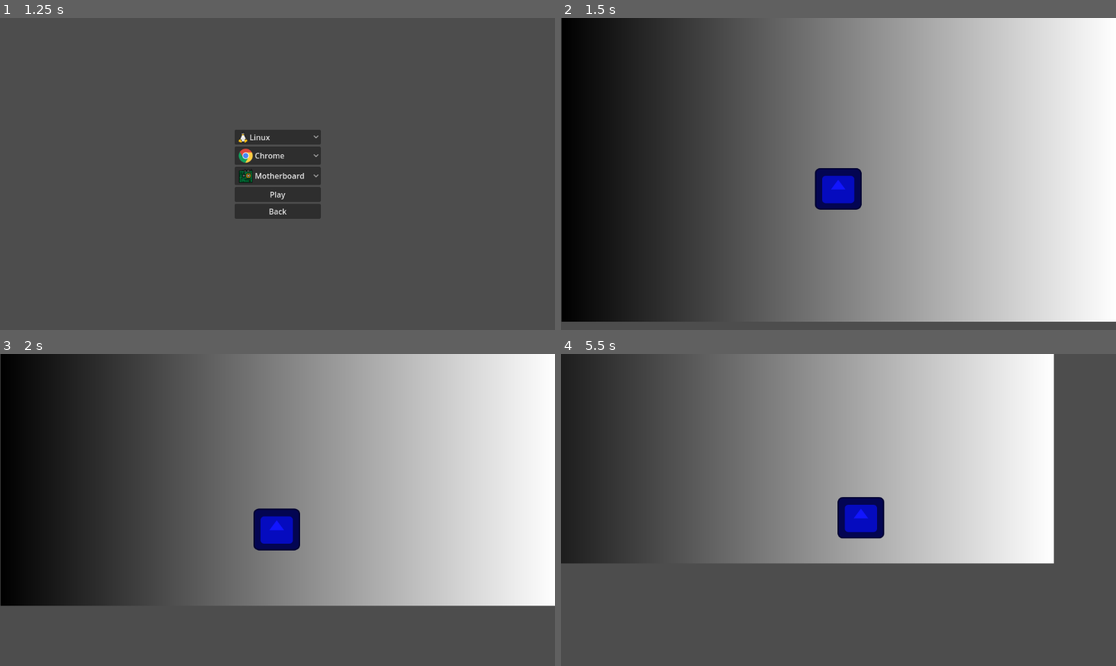
Above: before the commit, frames 1-4 (two rows, left to right).
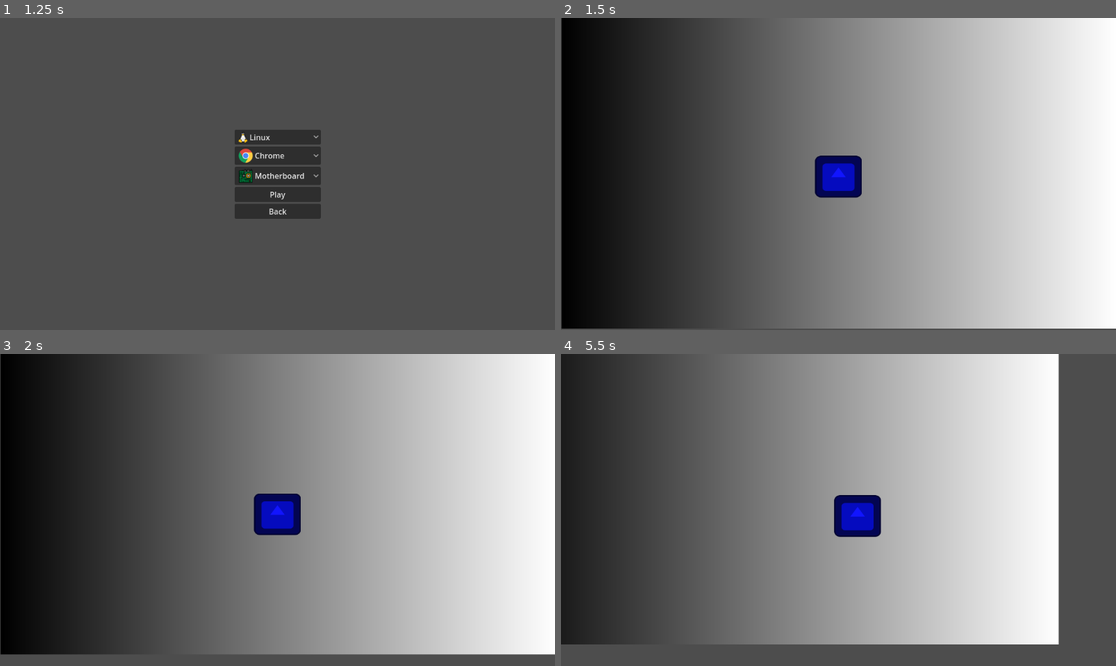
Above: after the commit, the same moments.

Repository: rutesantos4/ram-killer-scale-game-off-2023
Game: Godot game, scene res://main_menu.tscn
Two runs of this game, one before a commit and one after it. Both use one fixed random seed, a clock stepped at 60 frames per second and the inputs below. The engine's default icon, where the game draws it, is replaced by a stand-in: a white triangle on a blue panel in a dark square.
Inputs (mouse positions are in pixels of both pictures, inside the frame that each line leads up to):
- Up to frame 1 (1.25 s): click "Play" at 0.5 s
- Up to frame 2 (1.5 s): click "Play" at 1.25 s
- Up to frame 3 (2 s): no input
- Up to frame 4 (5.5 s): move the mouse to (960, 494) at 2.02 s; move the mouse to (727, 525) at 2.77 s; move the mouse to (894, 441) at 3.52 s; move the mouse to (810, 572) at 4.27 s; move the mouse to (1005, 556) at 5.02 s

Frame 1 is identical in both runs. In frame 2, 2.8% of the frame differs, in the area x 0-100%, y 44-100%; in frame 3, 14%; in frame 4, 20%, in the area x 0-90%, y 0-94%.

Commit message:
fix: velocity of player

Diff:
--- a/player.gd
+++ b/player.gd
@@ -1,23 +1,14 @@
 extends CharacterBody2D
 
-const SPEED = 300.0
-const STOP_DISTANCE = 100.0
+const MAX_SPEED = 250.0
+const MIN_SPEED = 50.0
 
 func _physics_process(delta):
 	var target : Vector2 = get_global_mouse_position()
+	var input_distance : float = position.distance_to(target)
 	var input_direction : Vector2 = position.direction_to(target)
-	velocity = input_direction * SPEED
-	var input_distance : float = position.distance_to(target)
-	if input_distance > STOP_DISTANCE:
-		move_and_slide()
-	else:
-		print(input_direction)
-		if(velocity.x < 0):
-			velocity = Vector2(velocity.x - STOP_DISTANCE, velocity.y).normalized() * SPEED
-		else:
-			velocity = Vector2(velocity.x + STOP_DISTANCE, velocity.y).normalized() * SPEED
-		if(velocity.y < 0):
-			velocity = Vector2(velocity.x, velocity.y - STOP_DISTANCE).normalized() * SPEED
-		else:
-			velocity = Vector2(velocity.x, velocity.y + STOP_DISTANCE).normalized() * SPEED
-		move_and_slide()
+
+	velocity = input_direction * MAX_SPEED
+	velocity = velocity.normalized() * max(MIN_SPEED, min(MAX_SPEED, input_distance))
+
+	move_and_slide()
